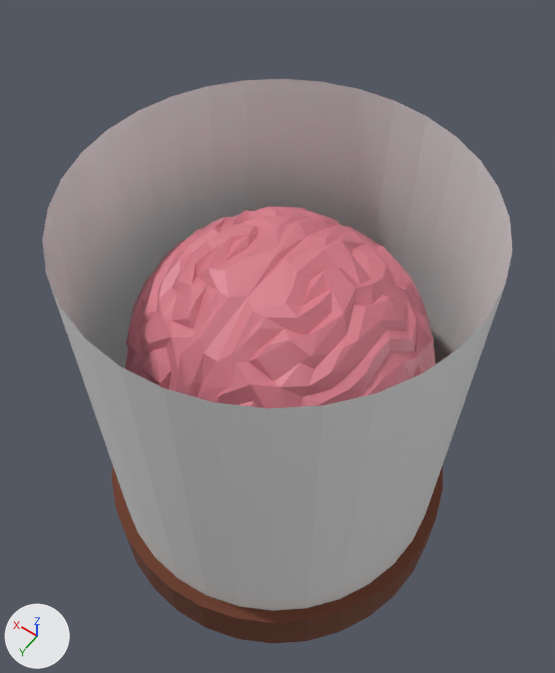
A saved change to the FBX model Assets/Models/brain.fbx.
The view is the same before and after, from a camera (50 mm lens) standing at (-3.677, -4.294, 0.574) and looking at (-3.496, -4.546, 0.177). Every picture has the same lights, and +X, +Y and +Z are marked at lower left. Where no turn or scale is listed for an object, it has been applied to the vertices.

Names of what the first picture shows: 'Brain', 'Jar'.
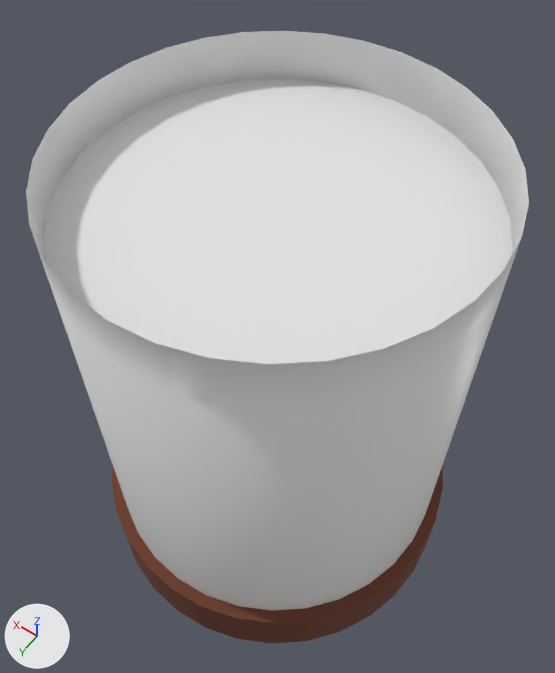
The change in detail:
Material 'Liquid' (mat_liquid) is new.
Its base color is (0.8, 0.8, 0.8) (white #e7e7e7).
Its roughness is 0.4.
me_cylinder_001 is used by ob_jar; location (-3.5051, -4.534, 0.173).
me_cylinder_001 had 128 vertices, 97 faces and spanned x -0.128..0.128, y -0.128..0.128, z -0.173..0.127.
me_cylinder_001 now has 160 vertices, 129 faces and spans x -0.128..0.128, y -0.128..0.128, z -0.173..0.159.
Part 1, on me_cylinder_001:
32 new vertices lie (0.0, 0.0, 0.032) away from vertices in x -0.119..0.119, y -0.119..0.119, z 0.127.
32 new faces join them, mat_glass (white #e7e7e7).
Mesh me_cylinder_002 is new.
It has 32 vertices, 1 face and spans x -0.119..0.119, y -0.119..0.119, z 0.127.
It uses material mat_liquid (white #e7e7e7).
Object 'Jar.001' (ob_jar_001) is new; it shows me_cylinder_002.
Its location is (-3.5051, -4.534, 0.173).

Location of each change, [x1, y1, x2, y2] in pixels of the pictures (555 x 673 px):
'Jar', reshaped (7% wider, 8% taller): before [42, 79, 512, 643]; after [26, 31, 529, 643]
'Jar.001', added: after [42, 79, 512, 364]
part 1 of me_cylinder_001, added: after [26, 31, 529, 409]
'Brain', unchanged, covered by the edit: before [125, 206, 436, 409]
